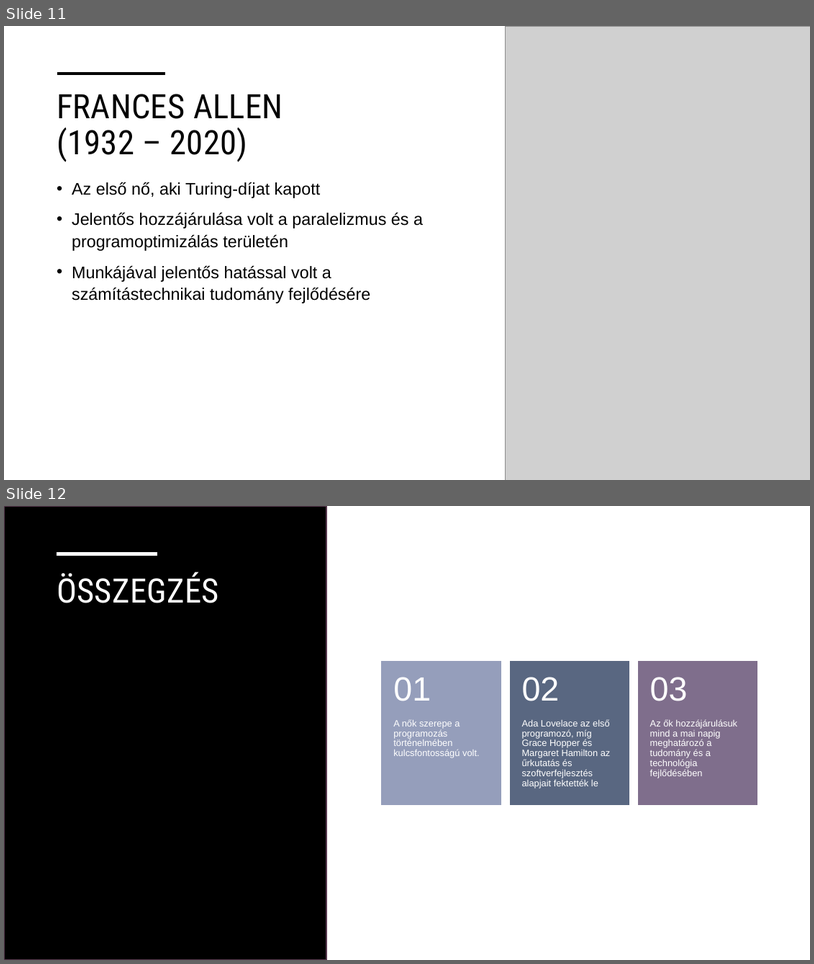
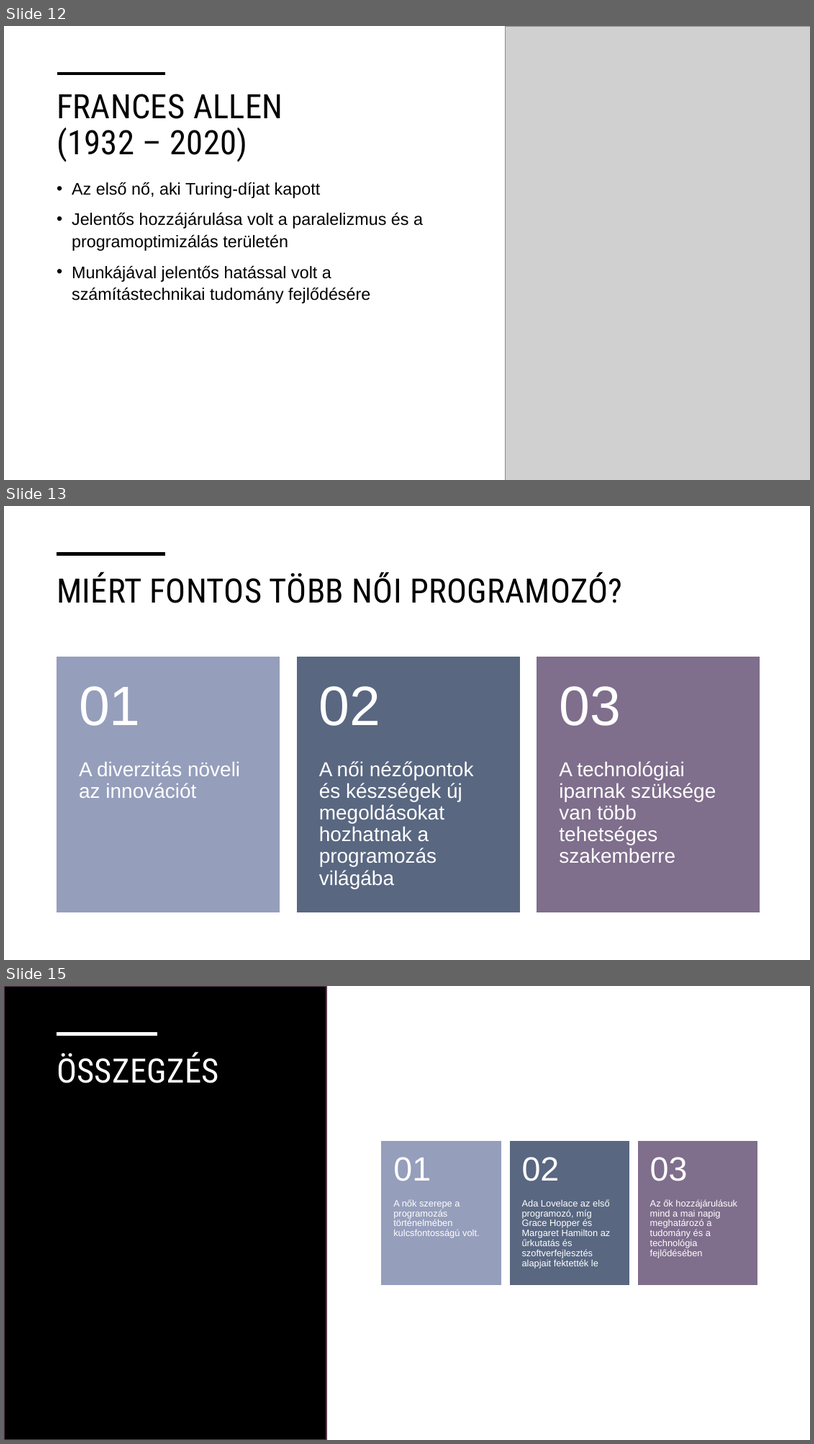
Before and after one commit to vereszsolt06/prog1, a slide deck: Nők a programozásban - Veres Zsolt.pptx. Shown one above the other, each under a label of ours: slides 11 and 12 before the commit, slides 12, 13 and 15 after it; the slides between them are not shown. The pictures are 814x964 and 814x1444 pixels, drawn with LibreOffice and Linux fonts; fonts in the diff are those of the drawing; grey boxes stand for pictures. Boxes give left, top, right and bottom in pixels: in the first picture for what was removed or moved away, otherwise in the second. Text is boxed around its words. In the diff, an @@ line names an element or a change of style, - is before the commit and + after.

```diff
--- a/Nők a programozásban - Veres Zsolt.pptx
+++ b/Nők a programozásban - Veres Zsolt.pptx
@@ slide 13 added at (x1=4, y1=506, x2=810, y2=960), background #FFFFFF @@
@@ line added from (57, 554) to (165, 554), #000000 3.5 pt @@
@@ title added at (x1=57, y1=572, x2=622, y2=603), 40 pt, text #000000 @@
+MIÉRT FONTOS TÖBB NŐI PROGRAMOZÓ?
@@ group added at (x1=57, y1=656, x2=760, y2=912): 6 texts, 3 rectangles @@
+A diverzitás növeli az innovációt
+01
+A női nézőpontok és készségek új megoldásokat hozhatnak a programozás világába
+02
+A technológiai iparnak szüksége van több tehetséges szakemberre
+03
@@ what was slide 11 is now slide 12 @@
@@ what was slide 12 is now slide 15 @@
```
Also in this commit, not shown: 2 other slides added.
